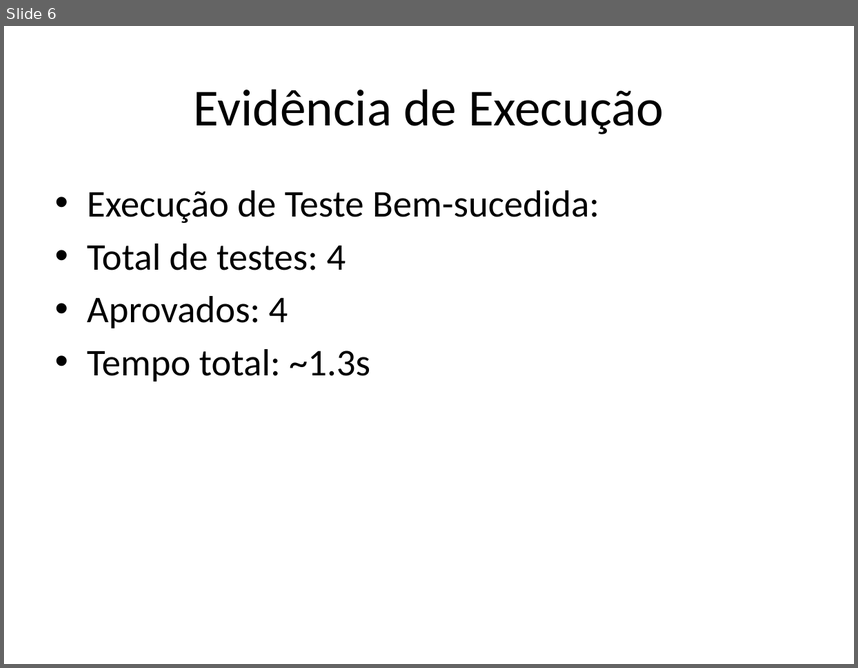
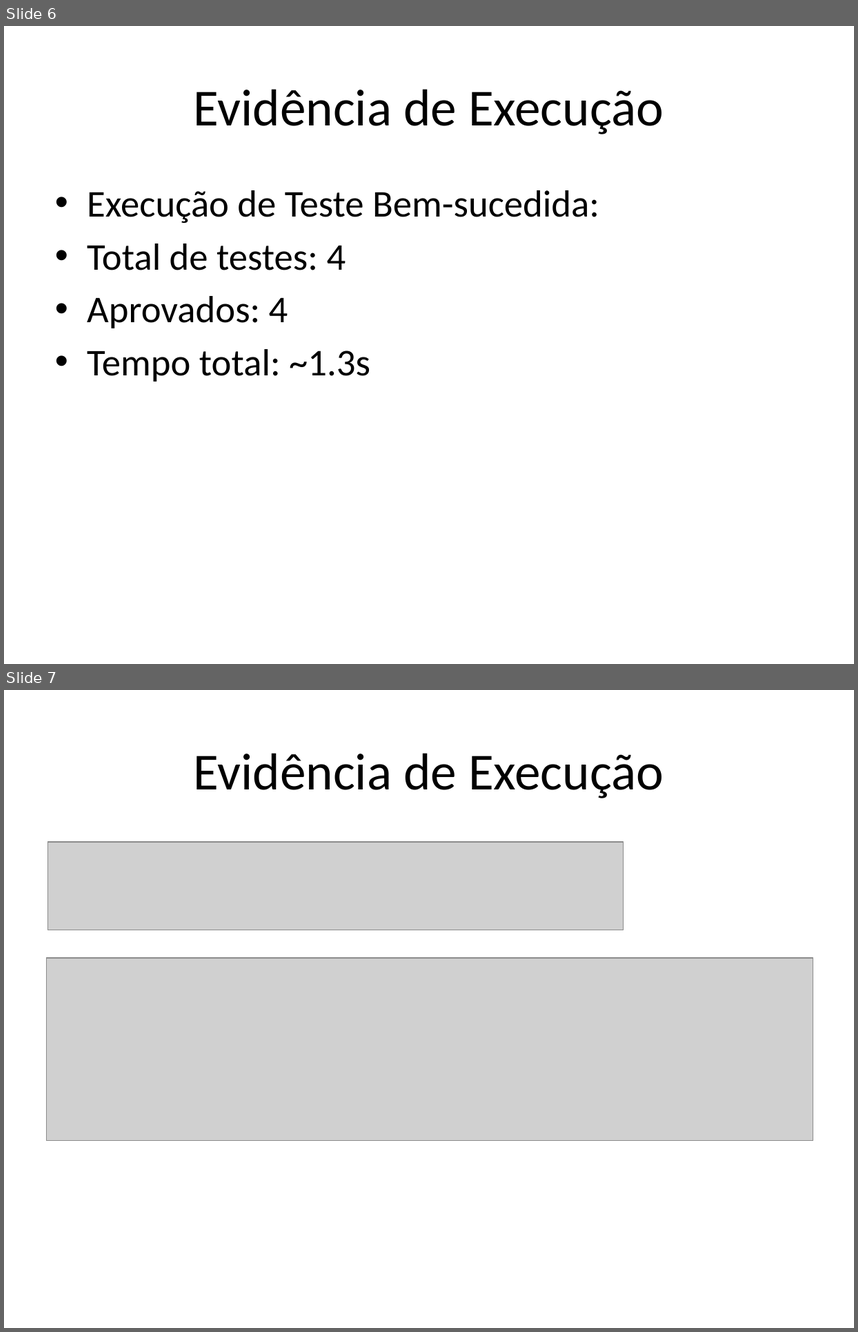
Before and after one commit to paulokrg/Fase7-Cap2-TestesAutomatizados, a slide deck: Documentacao_Testes.pptx. Shown one above the other, each under a label of ours: slide 6 before the commit, slides 6 and 7 after it. The pictures are 858x668 and 858x1332 pixels, drawn with LibreOffice and Linux fonts; fonts in the diff are those of the drawing; grey boxes stand for pictures. Boxes give left, top, right and bottom in pixels: in the first picture for what was removed or moved away, otherwise in the second. Text is boxed around its words. In the diff, an @@ line names an element or a change of style, - is before the commit and + after.

Commit message:
feat: Adicionado print com evidências nos slides

```diff
--- a/Documentacao_Testes.pptx
+++ b/Documentacao_Testes.pptx
@@ slide 7 added at [4,690,854,1328], background #FFFFFF @@
@@ title added at [193,753,664,798], 44 pt, text #000000 @@
+Evidência de Execução
@@ picture added at [48,842,624,929] @@
@@ picture added at [47,958,813,1141] @@
```
